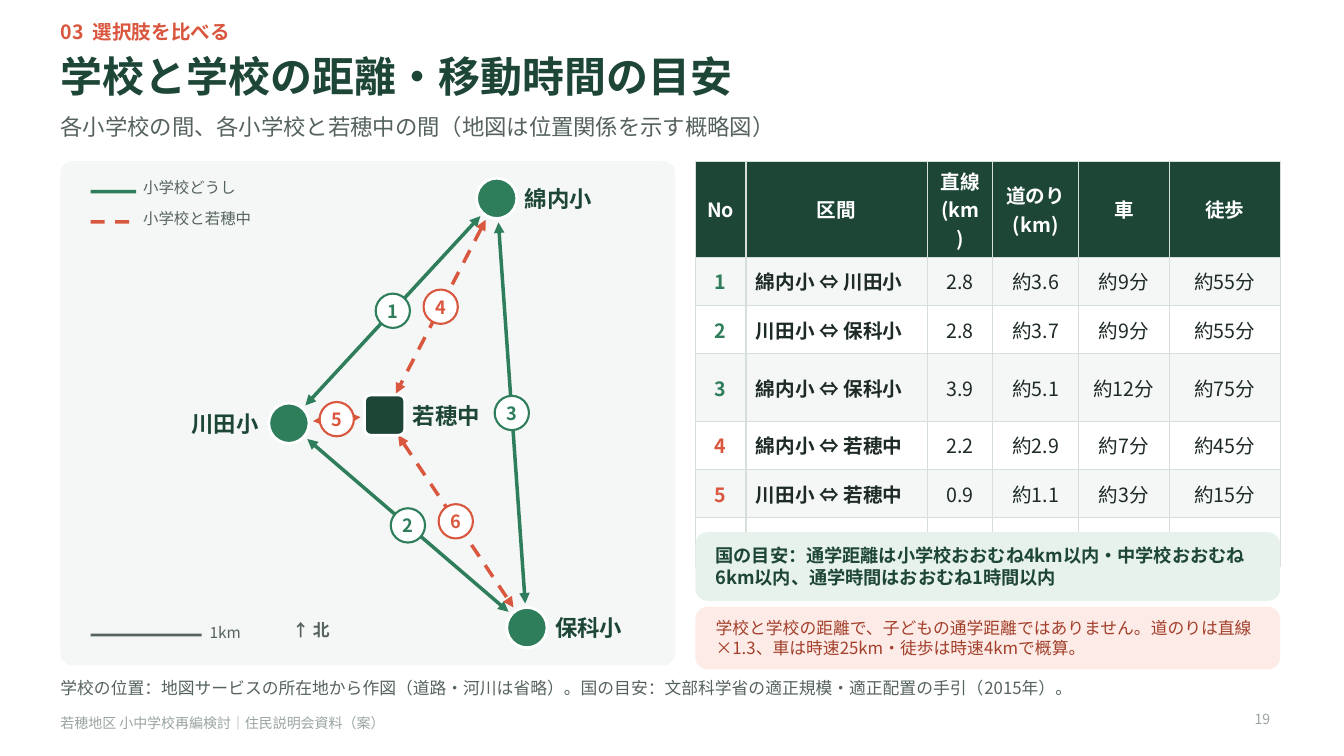
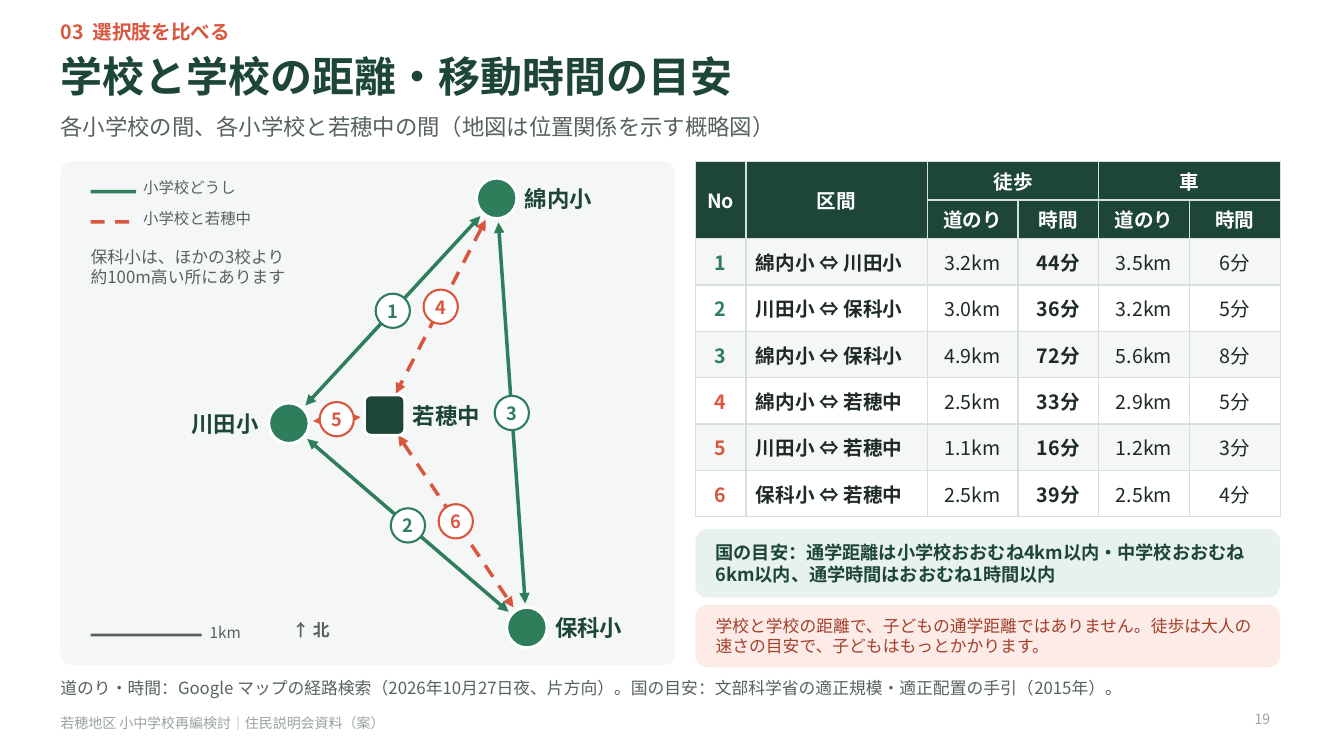
Before and after one commit to Masaki12008/GS, a slide deck: slide 19 of output/若穂地区_住民説明会資料.pptx. Drawn at 1344x756 pixels with LibreOffice and Linux fonts; fonts in the diff are those of the drawing. Boxes give left, top, right and bottom in pixels: in the first picture for what was removed or moved away, otherwise in the second. Text is boxed around its words. In the diff, an @@ line names an element or a change of style, - is before the commit and + after.

```diff
--- a/output/若穂地区_住民説明会資料.pptx
+++ b/output/若穂地区_住民説明会資料.pptx
@@ table at (x1=696, y1=161, x2=1280, y2=508) @@
-row 1: No | 区間 | 直線 / (km) | 道のり / (km) | 車 | 徒歩
-row 2: 1 | 綿内小 ⇔ 川田小 | 2.8 | 約3.6 | 約9分 | 約55分
-row 3: 2 | 川田小 ⇔ 保科小 | 2.8 | 約3.7 | 約9分 | 約55分
-row 4: 3 | 綿内小 ⇔ 保科小 | 3.9 | 約5.1 | 約12分 | 約75分
-row 5: 4 | 綿内小 ⇔ 若穂中 | 2.2 | 約2.9 | 約7分 | 約45分
-row 6: 5 | 川田小 ⇔ 若穂中 | 0.9 | 約1.1 | 約3分 | 約15分
-row 7: 6 | 保科小 ⇔ 若穂中 | 2.3 | 約3.0 | 約7分 | 約45分
+row 1: No | 区間 | 徒歩 |  | 車 | 
+row 2:  |  | 道のり | 時間 | 道のり | 時間
+row 3: 1 | 綿内小 ⇔ 川田小 | 3.2km | 44分 | 3.5km | 6分
+row 4: 2 | 川田小 ⇔ 保科小 | 3.0km | 36分 | 3.2km | 5分
+row 5: 3 | 綿内小 ⇔ 保科小 | 4.9km | 72分 | 5.6km | 8分
+row 6: 4 | 綿内小 ⇔ 若穂中 | 2.5km | 33分 | 2.9km | 5分
+row 7: 5 | 川田小 ⇔ 若穂中 | 1.1km | 16分 | 1.2km | 3分
+row 8: 6 | 保科小 ⇔ 若穂中 | 2.5km | 39分 | 2.5km | 4分
@@ text added at (x1=91, y1=249, x2=286, y2=284), 12 pt, text #56635D @@
+保科小は、ほかの3校より
+約100m高い所にあります
@@ text at (x1=716, y1=618, x2=1252, y2=654): text changed @@
-学校と学校の距離で、子どもの通学距離ではありません。道のりは直線×1.3、車は時速25km・徒歩は時速4kmで概算。
+学校と学校の距離で、子どもの通学距離ではありません。徒歩は大人の速さの目安で、子どもはもっとかかります。
@@ text at (x1=60, y1=680, x2=1122, y2=698): text changed @@
-学校の位置：地図サービスの所在地から作図（道路・河川は省略）。国の目安：文部科学省の適正規模・適正配置の手引（2015年）。
+道のり・時間：Google マップの経路検索（2026年10月27日夜、片方向）。国の目安：文部科学省の適正規模・適正配置の手引（2015年）。
```
Also in this commit, not shown: 14 other files.
